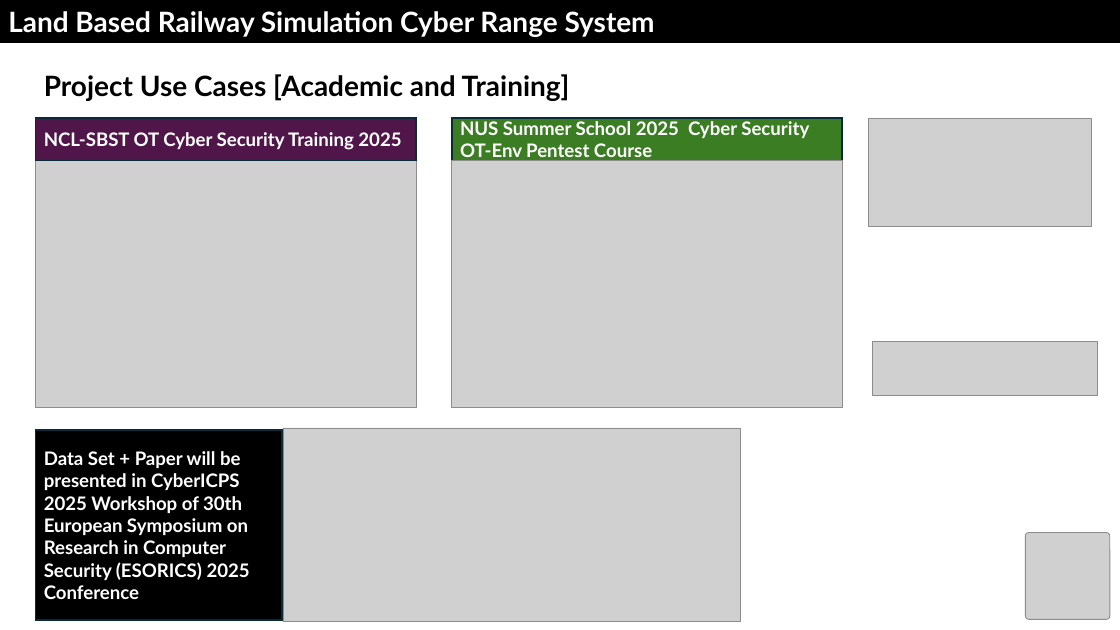
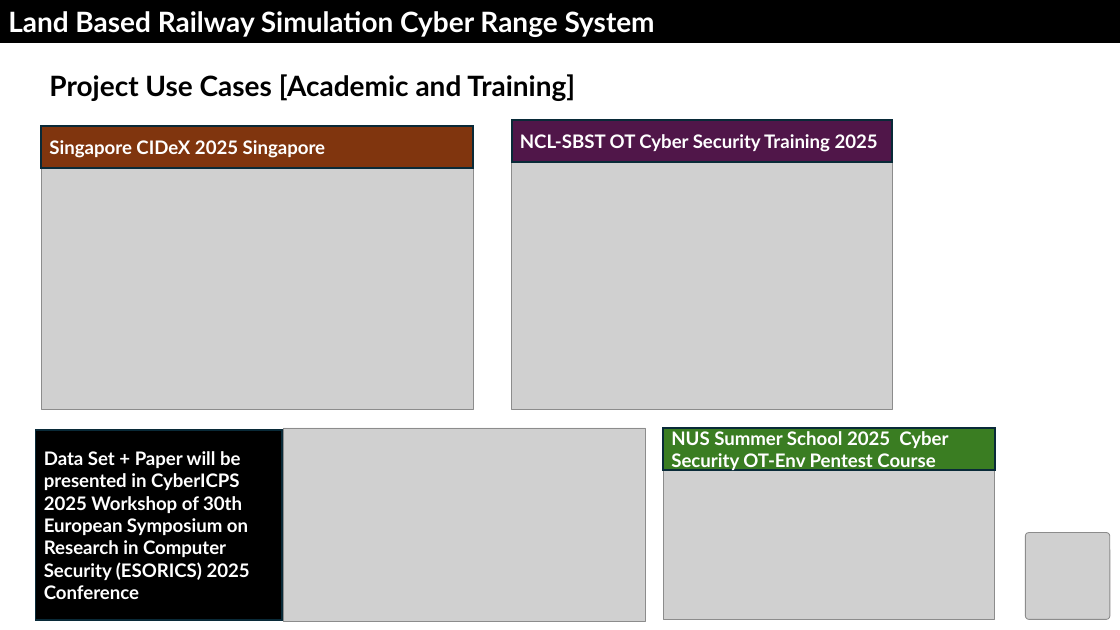
Before and after one commit to LiuYuancheng/Land_Based_Railway_Simulation_Cyber_Range_Document, a slide deck: slide 11 of 1_Introduction_Doc/2_Product_Introduction_v02.pptx. Drawn at 1120x630 pixels with LibreOffice and Linux fonts; fonts in the diff are those of the drawing; grey boxes stand for pictures. Boxes give left, top, right and bottom in pixels: in the first picture for what was removed or moved away, otherwise in the second. Text is boxed around its words. In the diff, an @@ line names an element or a change of style, - is before the commit and + after.

Commit message:
Update the product introduction document.

```diff
--- a/1_Introduction_Doc/2_Product_Introduction_v02.pptx
+++ b/1_Introduction_Doc/2_Product_Introduction_v02.pptx
@@ text "Project Use Cases [Academic and ...": place and size @@
-text "Project Use Cases [Academic and ..." at <box>44,74,570,101</box>
+text "Project Use Cases [Academic and ..." at <box>49,74,575,101</box>
@@ picture: place and size @@
-picture at <box>35,118,416,408</box>
+picture at <box>512,119,892,408</box>
@@ rectangle "NCL-SBST OT Cyber Security Training ...": place and size @@
-rectangle "NCL-SBST OT Cyber Security Training ..." at <box>35,118,416,160</box>
+rectangle "NCL-SBST OT Cyber Security Training ..." at <box>512,119,892,161</box>
@@ picture removed at <box>869,118,1092,227</box> @@
@@ picture added at <box>41,149,473,409</box> @@
@@ rectangle added at <box>41,126,473,168</box>, fill #80350E, outline #092A39 1.5 pt, 16 pt, text #FFFFFF, bold @@
+Singapore CIDeX 2025 Singapore
@@ picture removed at <box>872,341,1098,396</box> @@
@@ picture: place and size @@
-picture at <box>283,429,740,622</box>
+picture at <box>283,429,645,622</box>
@@ picture: place and size @@
-picture at <box>452,160,843,408</box>
+picture at <box>663,432,995,619</box>
@@ rectangle "NUS Summer School 2025 Cyber ...": place and size @@
-rectangle "NUS Summer School 2025 Cyber ..." at <box>452,118,843,160</box>
+rectangle "NUS Summer School 2025 Cyber ..." at <box>663,429,995,471</box>
```
